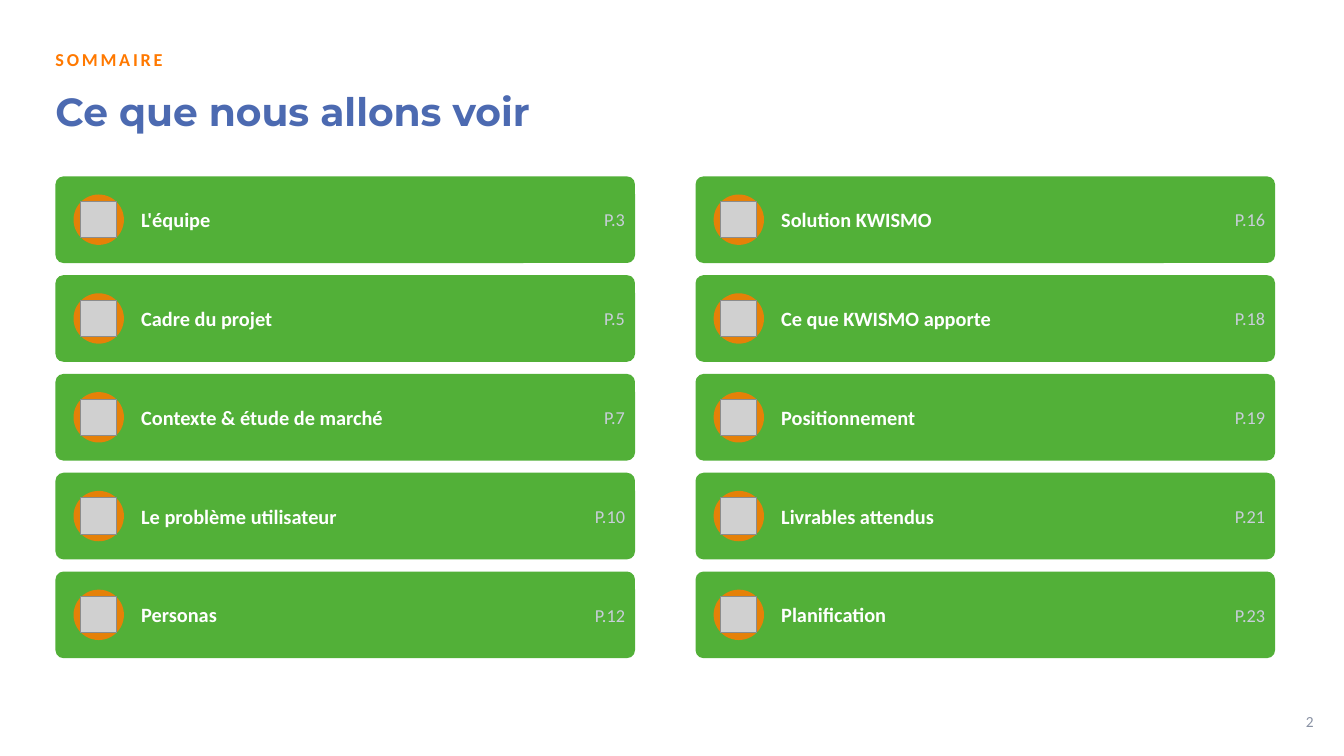
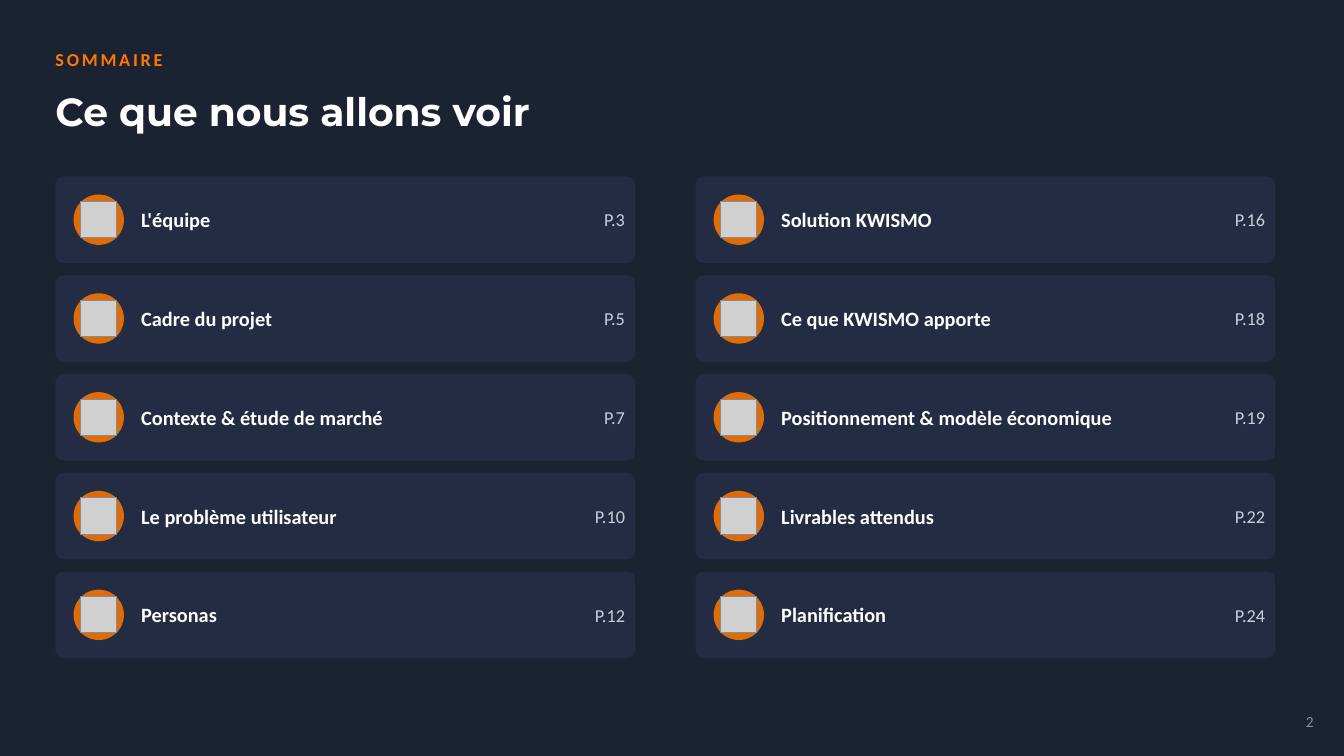
Before and after one commit to kwismo-support/Kwismo, a slide deck: slide 2 of cadrage/KWISMO_Presentation_Dark.pptx. Drawn at 1344x756 pixels with LibreOffice and Linux fonts; fonts in the diff are those of the drawing; grey boxes stand for pictures; background and template pictures are left out. Boxes give left, top, right and bottom in pixels: in the first picture for what was removed or moved away, otherwise in the second. Text is boxed around its words. In the diff, an @@ line names an element or a change of style, - is before the commit and + after.

```diff
--- a/cadrage/KWISMO_Presentation_Dark.pptx
+++ b/cadrage/KWISMO_Presentation_Dark.pptx
@@ background #FFFFFF to picture (left out) @@
@@ text "Ce que nous allons voir" at bbox=[55, 95, 530, 134]: text colour #4C6AB1 to #FFFFFF @@
@@ text at bbox=[781, 410, 1112, 429]: text changed @@
-Positionnement
+Positionnement & modèle économique
@@ text at bbox=[1235, 511, 1265, 523]: text changed @@
-P.21
+P.22
@@ fill #52B038 to #232C42 in 10 elements at bbox=[55, 176, 635, 263], bbox=[55, 275, 635, 362], bbox=[55, 374, 635, 461], bbox=[55, 473, 635, 560], bbox=[55, 572, 635, 658], bbox=[696, 176, 1275, 263], bbox=[696, 275, 1275, 362], bbox=[696, 374, 1275, 461], bbox=[696, 473, 1275, 560], bbox=[696, 572, 1275, 658] @@
@@ text at bbox=[1235, 610, 1265, 622]: text changed @@
-P.23
+P.24
```
Also in this commit, not shown: 24 other slides changed, 2 slides added, 2 other files.
